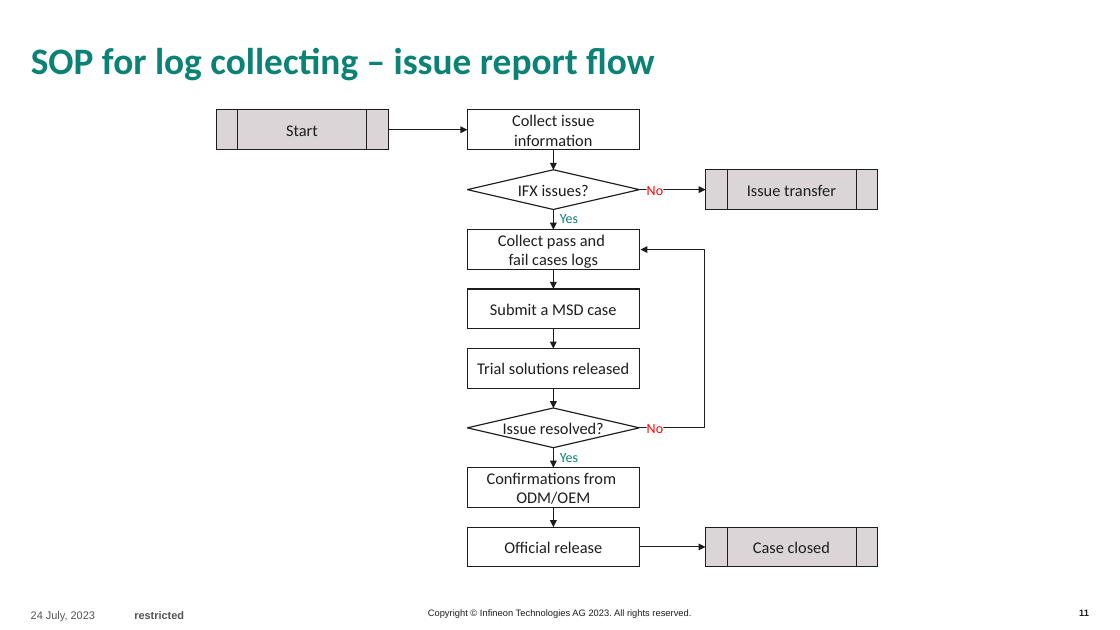
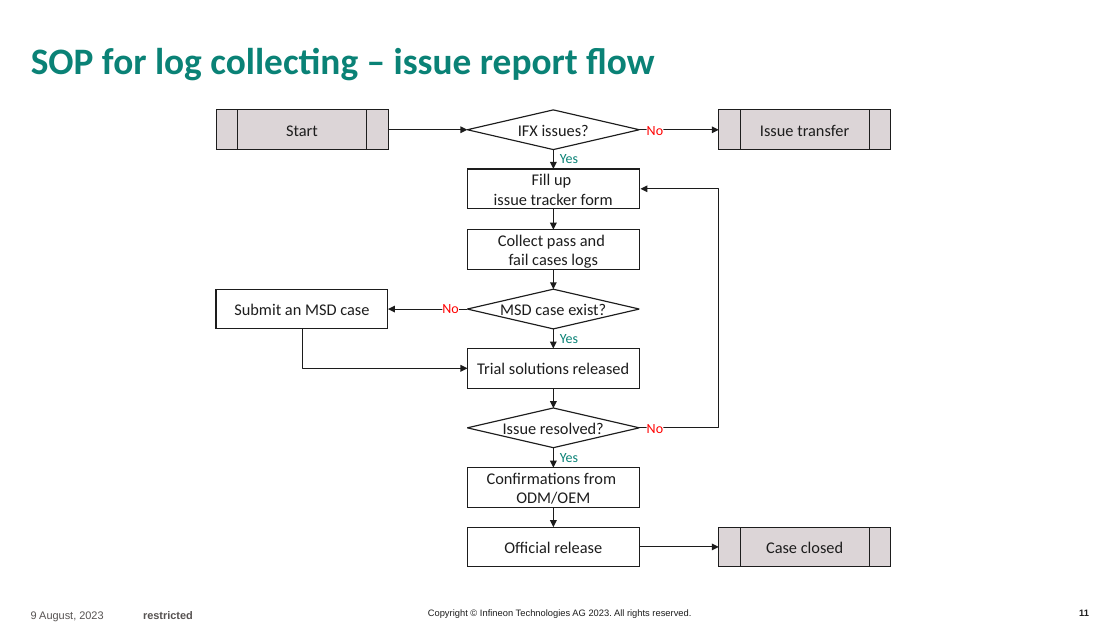
Before and after one commit to IFTWTraven/py_automation_saleae, a slide deck: slide 11 of docs/IFX MSD cases.pptx. Drawn at 1120x630 pixels with LibreOffice and Linux fonts; fonts in the diff are those of the drawing; background and template pictures are left out. Boxes give left, top, right and bottom in pixels: in the first picture for what was removed or moved away, otherwise in the second. Text is boxed around its words. In the diff, an @@ line names an element or a change of style, - is before the commit and + after.

```diff
--- a/docs/IFX MSD cases.pptx
+++ b/docs/IFX MSD cases.pptx
@@ flow chart predefined process "Issue transfer": place and size @@
-flow chart predefined process "Issue transfer" at [706, 170, 878, 209]
+flow chart predefined process "Issue transfer" at [719, 110, 891, 150]
@@ arrow moved from (639, 190) - (706, 190) to (639, 130) - (719, 130) @@
@@ 1 diamond, 1 rectangle, 1 text: place and size @@
-1 diamond, 1 rectangle, 1 text at [467, 170, 663, 226]
+1 diamond, 1 rectangle, 1 text at [467, 110, 663, 166]
@@ rectangle "Fill up": place and size @@
-rectangle "Fill up" at [467, 110, 639, 150]
+rectangle "Fill up" at [467, 169, 639, 208]
@@ text in rectangle at [494, 173, 613, 210]: text changed @@
-Collect issue
-information
+Fill up
+issue tracker form
@@ elbow arrow moved from (639, 428) - (641, 250) to (639, 428) - (641, 189) @@
@@ rectangle "Submit an MSD case": place and size @@
-rectangle "Submit an MSD case" at [467, 289, 639, 329]
+rectangle "Submit an MSD case" at [216, 289, 388, 329]
@@ diamond added at [467, 289, 639, 329], outline #1D1D1D 1 pt, 14 pt, text #1D1D1D @@
+MSD case exist?
@@ text in rectangle at [234, 303, 369, 315]: text changed @@
-Submit a MSD case
+Submit an MSD case
@@ elbow arrow added from (302, 329) to (467, 369), #1C1C1C 0.75 pt @@
@@ arrow added from (467, 309) to (388, 309), #1C1C1C 0.75 pt @@
@@ text added at [442, 304, 458, 313], 12 pt, text #FF0000 @@
+No
@@ rectangle added at [560, 330, 580, 347], fill #FFFFFF, 12 pt, text #0A8276 @@
+Yes
@@ flow chart predefined process "Case closed": place and size @@
-flow chart predefined process "Case closed" at [706, 528, 878, 567]
+flow chart predefined process "Case closed" at [719, 528, 891, 567]
@@ arrow moved from (639, 547) - (706, 547) to (639, 547) - (719, 547) @@
@@ text at [31, 611, 193, 621]: text changed @@
-24 July, 2023 restricted
+9 August, 2023 restricted
```
Also in this commit, not shown: 18 other slides changed, 1 slide added, 27 other files.
